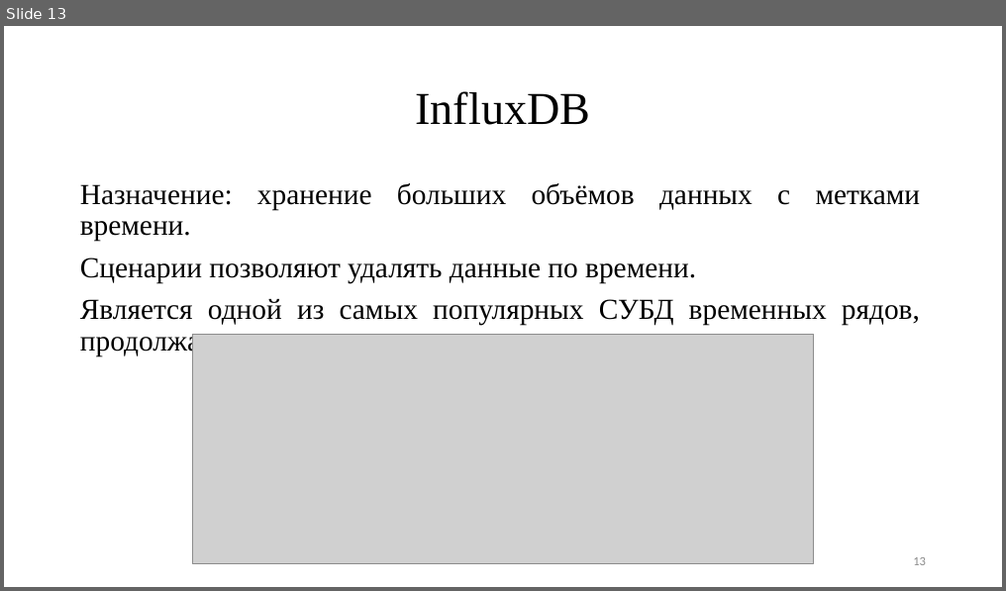
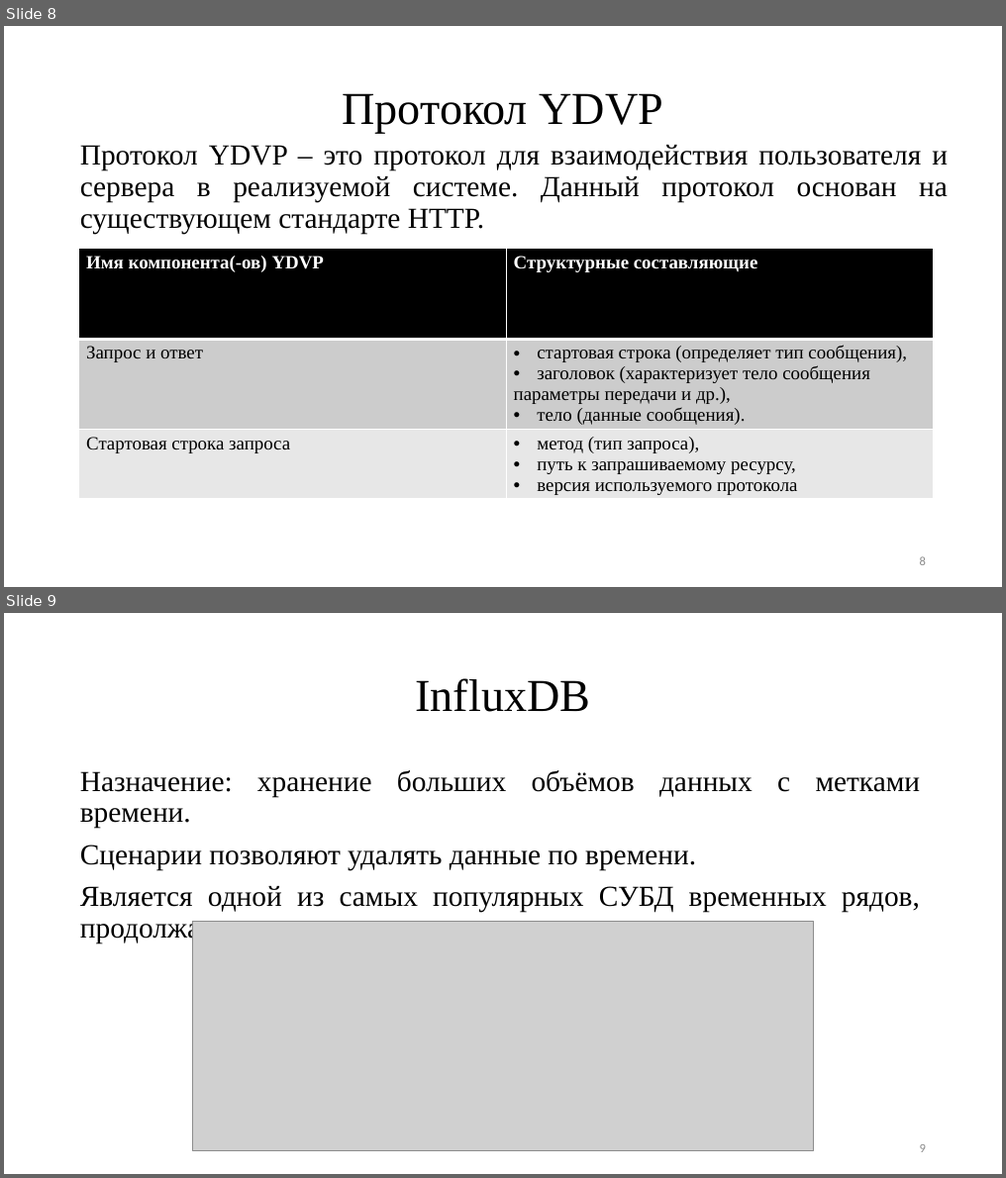
Before and after one commit to TheSawIsTheLaw/NetworkingCoursework, a slide deck: documentation/Presentation/presentation.pptx. Shown one above the other, each under a label of ours: slide 13 before the commit, slides 8 and 9 after it. The pictures are 1006x591 and 1006x1178 pixels, drawn with LibreOffice and Linux fonts; fonts in the diff are those of the drawing; grey boxes stand for pictures. Boxes give left, top, right and bottom in pixels: in the first picture for what was removed or moved away, otherwise in the second. Text is boxed around its words. In the diff, an @@ line names an element or a change of style, - is before the commit and + after.

```diff
--- a/documentation/Presentation/presentation.pptx
+++ b/documentation/Presentation/presentation.pptx
@@ slide 8 added at (4,26,1002,587), background #FFFFFF @@
@@ title added at (343,93,664,134), 44 pt, text #000000 @@
+Протокол YDVP
@@ text added at (80,145,947,234), 28 pt, text #000000 @@
+Протокол YDVP – это протокол для взаимодействия пользователя и сервера в реализуемой системе. Данный протокол основан на существующем стандарте HTTP.
@@ table added at (79,249,934,511), 3 rows, 2 columns @@
+Имя компонента(-ов) YDVP | Структурные составляющие
+Запрос и ответ | стартовая строка (определяет тип сообщения), / заголовок (характеризует тело сообщения / параметры передачи и др.), / тело (данные сообщения).
+Стартовая строка запроса | метод (тип запроса), / путь к запрашиваемому ресурсу, / версия используемого протокола
@@ page number added at (920,557,926,566), 12 pt, text #8C8C8C @@
+8
@@ what was slide 13 is now slide 9 @@
@@ page number at (920,1145,926,1153): text changed @@
-13
+9
```
Also in this commit, not shown: 2 slides changed, 5 other slides added, 10 slides removed.
